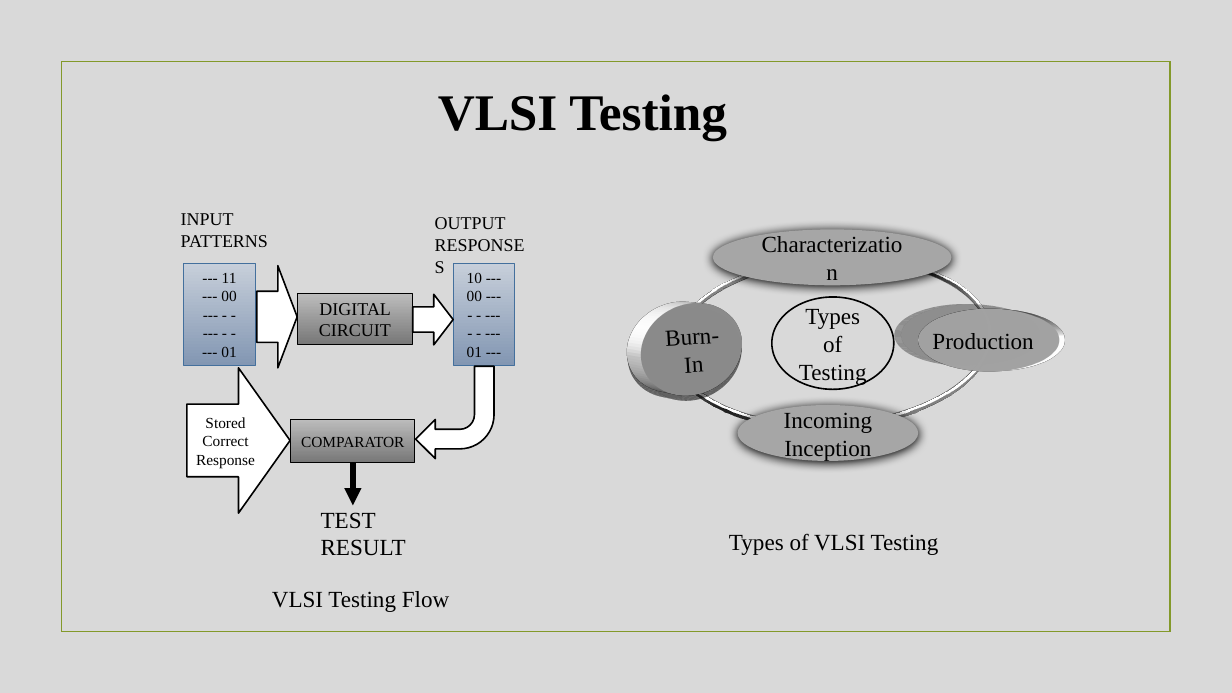
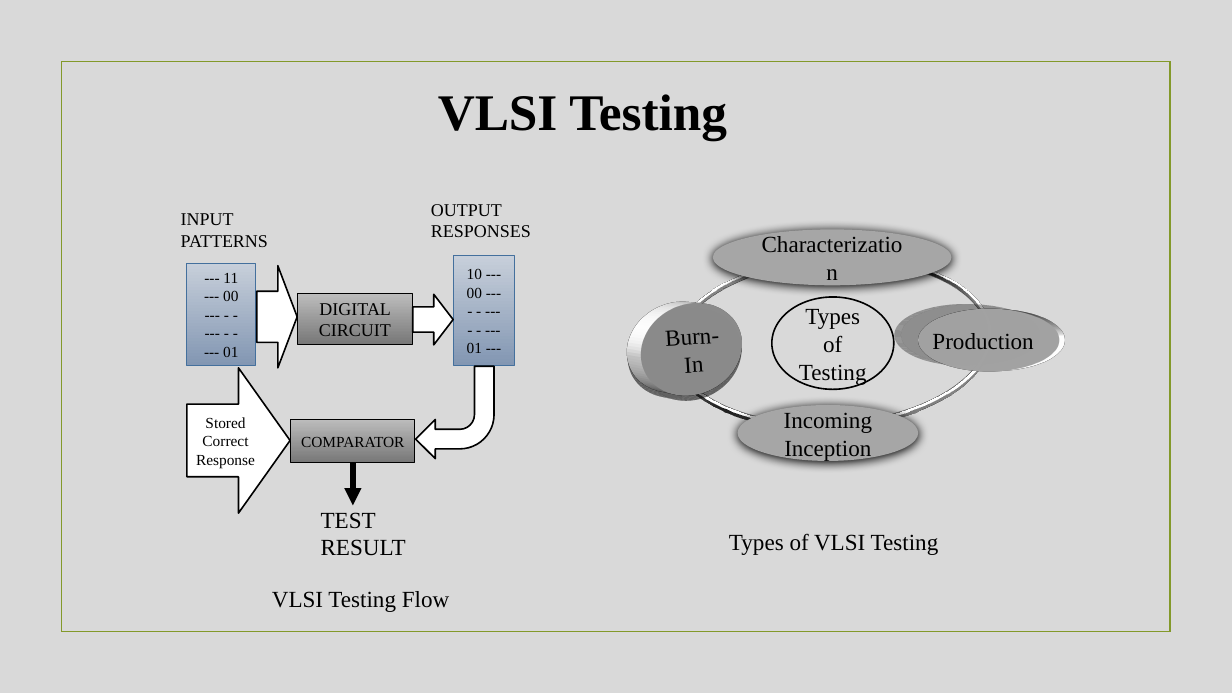
Before and after one commit to Saikot1997/Seminar-Paper-Embedded-Electronics-B-, a slide deck: slide 10 of Final/Verifi_Method presentation.pptx. Drawn at 1232x693 pixels with LibreOffice and Linux fonts; fonts in the diff are those of the drawing; background and template pictures are left out. Boxes give left, top, right and bottom in pixels: in the first picture for what was removed or moved away, otherwise in the second. Text is boxed around its words. In the diff, an @@ line names an element or a change of style, - is before the commit and + after.

```diff
--- a/Final/Verifi_Method presentation.pptx
+++ b/Final/Verifi_Method presentation.pptx
@@ text "OUTPUT RESPONSES" rewrapped from [435, 217, 506, 229] to [431, 204, 531, 237] @@
@@ rectangle "--- 11": place and size @@
-rectangle "--- 11" at [183, 263, 255, 366]
+rectangle "--- 11" at [187, 263, 256, 366]
@@ rectangle "10 ---": place and size @@
-rectangle "10 ---" at [454, 263, 515, 366]
+rectangle "10 ---" at [454, 256, 515, 365]
```
Also in this commit, not shown: 5 other slides changed.
